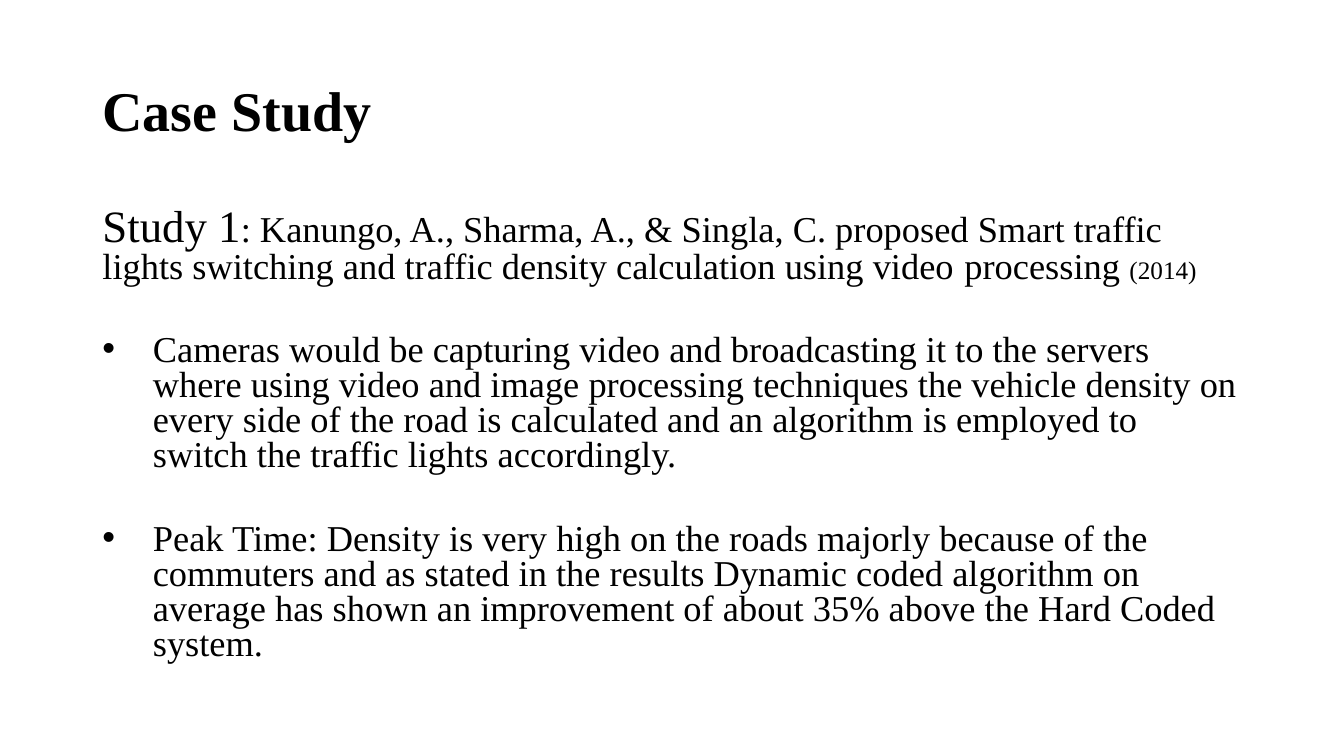
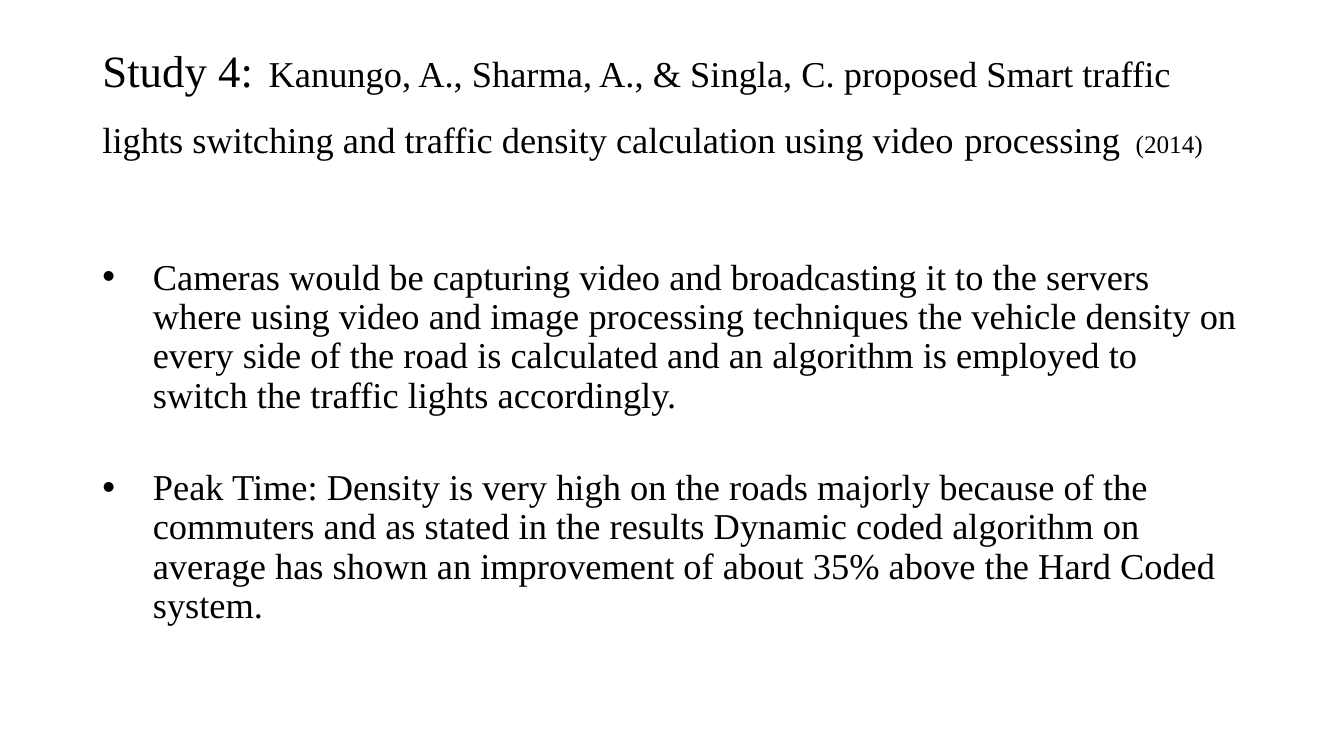
Before and after one commit to kamaljohnson/adaptive-traffic-signal-control, a slide deck: slide 13 of documents/Litrature Review.pptx (slide 3 before the commit). Drawn at 1344x756 pixels with LibreOffice and Linux fonts; fonts in the diff are those of the drawing. Boxes give left, top, right and bottom in pixels: in the first picture for what was removed or moved away, otherwise in the second. Text is boxed around its words. In the diff, an @@ line names an element or a change of style, - is before the commit and + after.

```diff
--- a/documents/Litrature Review.pptx
+++ b/documents/Litrature Review.pptx
@@ text at bbox=[102, 56, 1203, 160]: text changed; size 40 to 26 pt; bold off @@
-Case Study
+Study 4: Kanungo, A., Sharma, A., & Singla, C. proposed Smart traffic lights switching and traffic density calculation using video processing (2014)
@@ text "Cameras would be capturing video ..." at bbox=[153, 264, 1236, 625]: line spacing 0.8 to 0.9 @@
@@ text at bbox=[102, 211, 1196, 286]: paragraph removed @@
-Study 1: Kanungo, A., Sharma, A., & Singla, C. proposed Smart traffic lights switching and traffic density calculation using video processing (2014)
```
Also in this commit, not shown: 11 other slides changed, 4 slides added, 5 slides removed.
